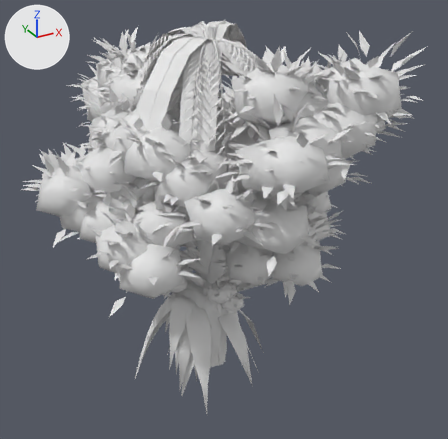
A saved change to the glTF model assets/models/poly/arvores.glb.
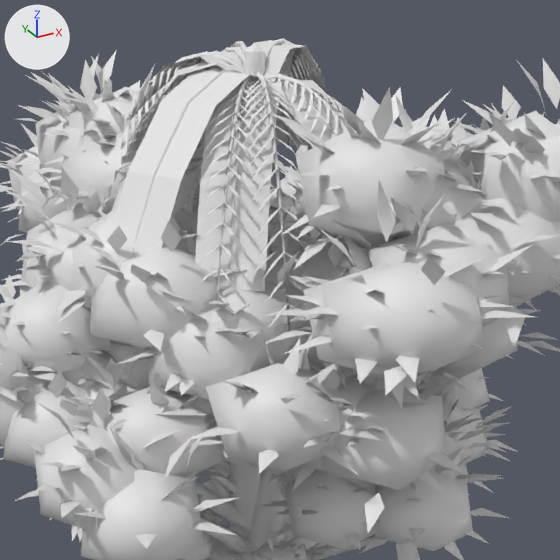
The first picture shows the older version from a camera (50 mm lens) standing at (-9.22, -18.35, 14.43) and looking at (0.91, 0.07, 5.22). The close-ups show the older and then the newer version on the part from 17% to 82% of the width and 0% to 66% of the height of that picture. Only the edits that show in the close-ups are written down. Arrows for +X, +Y and +Z are at upper left; the lights stay in place. Vertices at exactly the same position are counted once.

The first close-up shows 'arvore_a_L0', 'arvore_a_L1', 'arvore_b_L0', 'arvore_b_L1', 'arvore_c_L0', 'arvore_c_L1', 'arvore_pequena_L1', 'palmeira_L0', 'palmeira_L1' and 3 more.
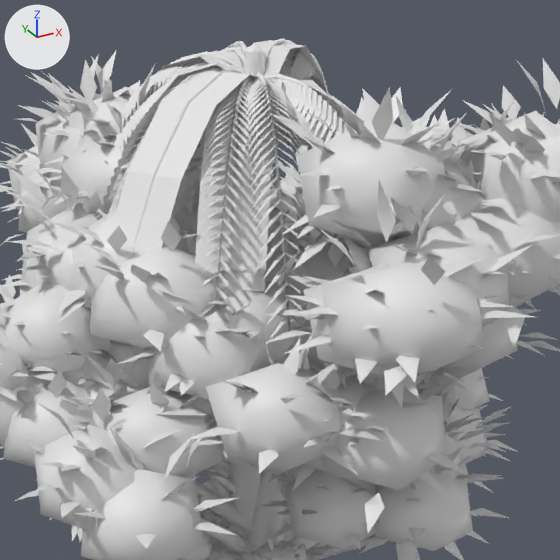
Changed parts and their boxes (x1, y1, x2, y2) in the close-ups (560 x 560 px):
'palmeira_L0', reshaped: before (97, 38, 347, 541); after (96, 38, 356, 541)
part 1 of me_palmeira_l0, deleted: before (97, 42, 347, 329)
part 2 of me_palmeira_l0, built on: before (109, 40, 344, 315); after (96, 40, 356, 338)

Patch to the scene script:
```diff
--- a/assets/models/poly/arvores.glb.py
+++ b/assets/models/poly/arvores.glb.py
@@ me_palmeira_l0 @@
 # used by ob_palmeira_l0; location = (0.0, 0.0, 0.0)
-me_palmeira_l0.from_pydata(...)  # 2774 vertices, 2922 faces; spans x -2.75..3.6, y -3.76..2.64, z -0.4..12.27
+me_palmeira_l0.from_pydata(...)  # 4665 vertices, 4350 faces; spans x -2.84..3.7, y -3.86..2.73, z -0.4..12.27
+# me_palmeira_l0 part 1: 120 loose pieces with 960 vertices, spanning x -2.75..3.6, y -3.76..2.64, z 8.3..12.23, are deleted
+# me_palmeira_l0 part 2: 277 vertices moved from x -2.48..3.32, y -3.42..2.42, z 9.15..12.23 to x -2.52..3.36, y -3.46..2.46, z 9.15..12.23; 271 vertices removed from x -2.09..2.35, y -3.03..1.86, z 8.47..12.17; 3122 vertices added at x -2.84..3.7, y -3.86..2.73, z 8.16..12.23
+# other edits to the shape of me_palmeira_l0 do not show in these pictures
 me_palmeira_l0.materials.append(mat_palma_tronco)
```
